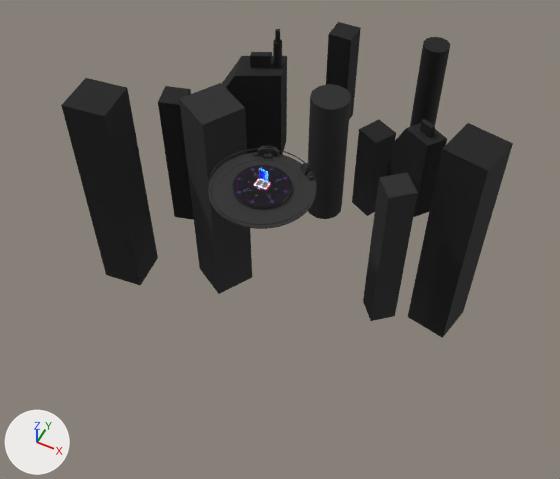
What one commit did to the glTF model assets/models/menu.glb.
Rendered twice from a 50 mm lens placed at (12.3, -22.7, 25.1), pointed at (-0.2, 2.3, -6.2). The axes (+X, +Y, +Z) are drawn at lower left. The lights are the same throughout. Where no turn or scale is listed for an object, it has been applied to the vertices.
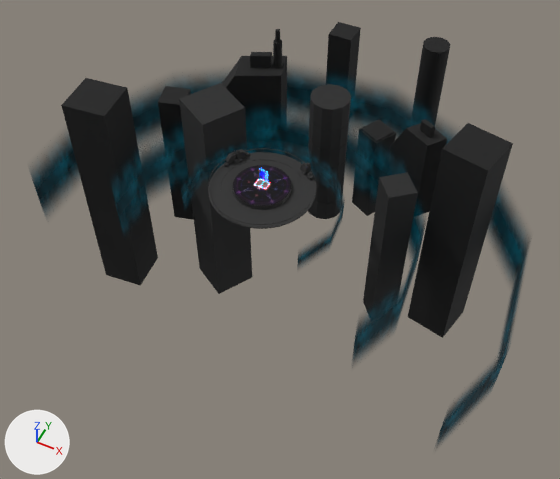
What changed in the scene script:
```text
Add img_d_bw_gradient_02:
    img_d_bw_gradient_02 = load_image('D_BW_Gradient_02', '_unpacked/D_BW_Gradient_02', 1024, 1024, 'sRGB')
Add img_11seamless:
    img_11seamless = load_image('11Seamless', '_unpacked/11Seamless', 480, 270, 'sRGB')
Add mat_material_021:
    mat_material_021 = bpy.data.materials.new('Material.021')
    # colours: cyan #00deff, black #000000
    # uses the picture img_11seamless
    # uses the picture img_d_bw_gradient_02
Add mat_material_022:
    mat_material_022 = bpy.data.materials.new('Material.022')
    # colours: cyan #00deff, black #000000
    # uses the picture img_11seamless
    # uses the picture img_d_bw_gradient_02
Add mat_material_019:
    mat_material_019 = bpy.data.materials.new('Material.019')
    # colours: cyan #00deff, black #000000
    # uses the picture img_11seamless
    # uses the picture img_d_bw_gradient_02
Add me_cylinder_011:
    me_cylinder_011.from_pydata(...)  # 36 vertices, 32 faces; spans x -12.7..12.7, y -5.8..12.7, z -4.6..0.4
    me_cylinder_011.materials.append(mat_material_021)
Add me_cylinder_010:
    me_cylinder_010.from_pydata(...)  # 36 vertices, 32 faces; spans x -7.7..7.7, y -4.0..7.7, z -4.5..0.5
    me_cylinder_010.materials.append(mat_material_022)
Add me_cylinder_007:
    me_cylinder_007.from_pydata(...)  # 18 vertices, 16 faces; spans x -3.83..3.83, y -2.41..3.83, z -1.62..0.34
    me_cylinder_007.materials.append(mat_material_019)
Change ob_cube_016:
    ob_cube_016.rotation_euler: (0.0, 0.0, 0.0) -> (0.0, 0.0, 0.655)  # degrees (0, 0, 0) -> degrees (0, 0, 38)
Change ob_cube_017:
    ob_cube_017.location: (-0.69, 2.23, 0.28) -> (-1.96, 1.27, 0.28)
Add ob_cylinder_008:
    ob_cylinder_008 = bpy.data.objects.new('Cylinder.008', me_cylinder_011)
    ob_cylinder_008.location = (0.0, 0.0, -2.23)
Add ob_cylinder_007:
    ob_cylinder_007 = bpy.data.objects.new('Cylinder.007', me_cylinder_010)
    ob_cylinder_007.location = (0.0, 0.0, -1.46)
Add ob_cylinder_005:
    ob_cylinder_005 = bpy.data.objects.new('Cylinder.005', me_cylinder_007)
    ob_cylinder_005.location = (0.0, 0.0, -0.68)
```

Changed parts and their boxes (x1, y1, x2, y2) in the pictures (560 x 479 px):
'Cylinder.008', added
    after: (32, 73, 528, 444)
'Cylinder.007', added
    after: (113, 116, 425, 360)
'Cylinder.005', added
    after: (181, 143, 344, 268)
'Cube.017', moved
    before: (268, 146, 280, 157)
    after: (236, 149, 246, 159)
'Cube.016', turned
    before: (258, 145, 268, 156)
    after: (226, 150, 236, 165)
